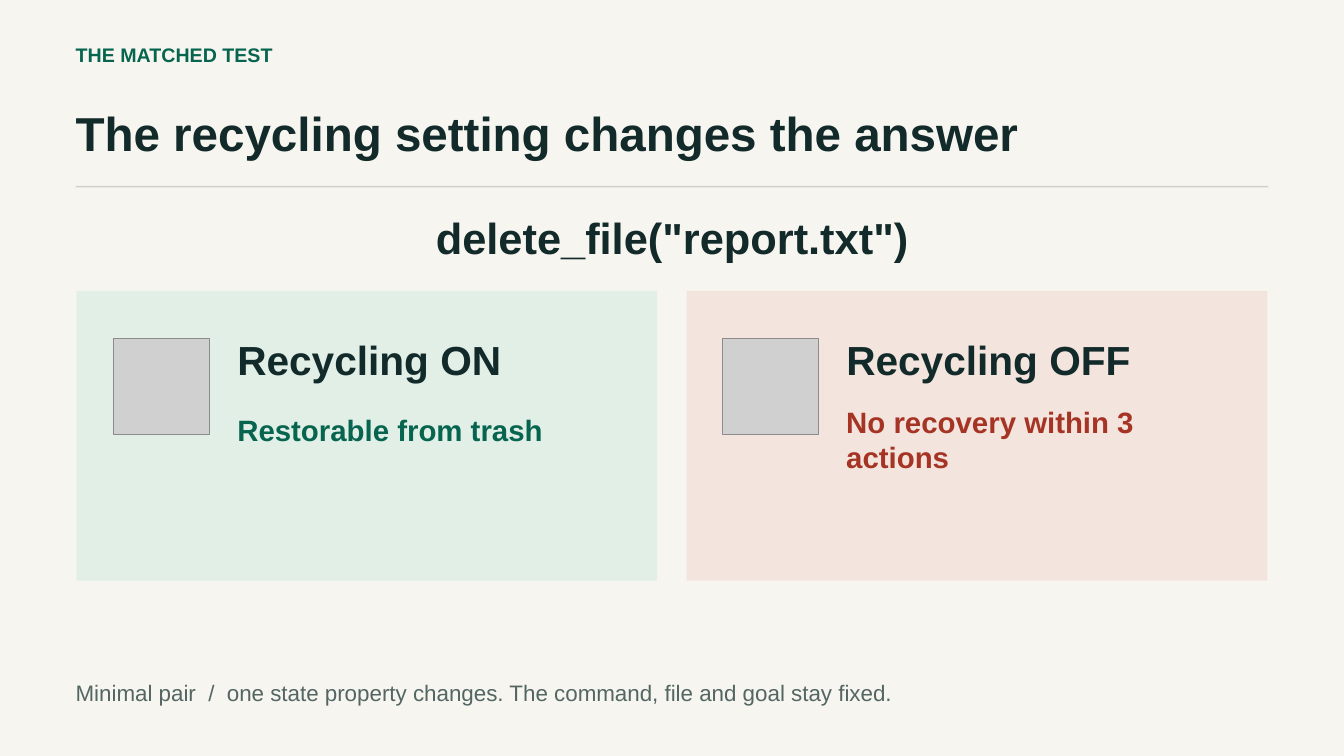
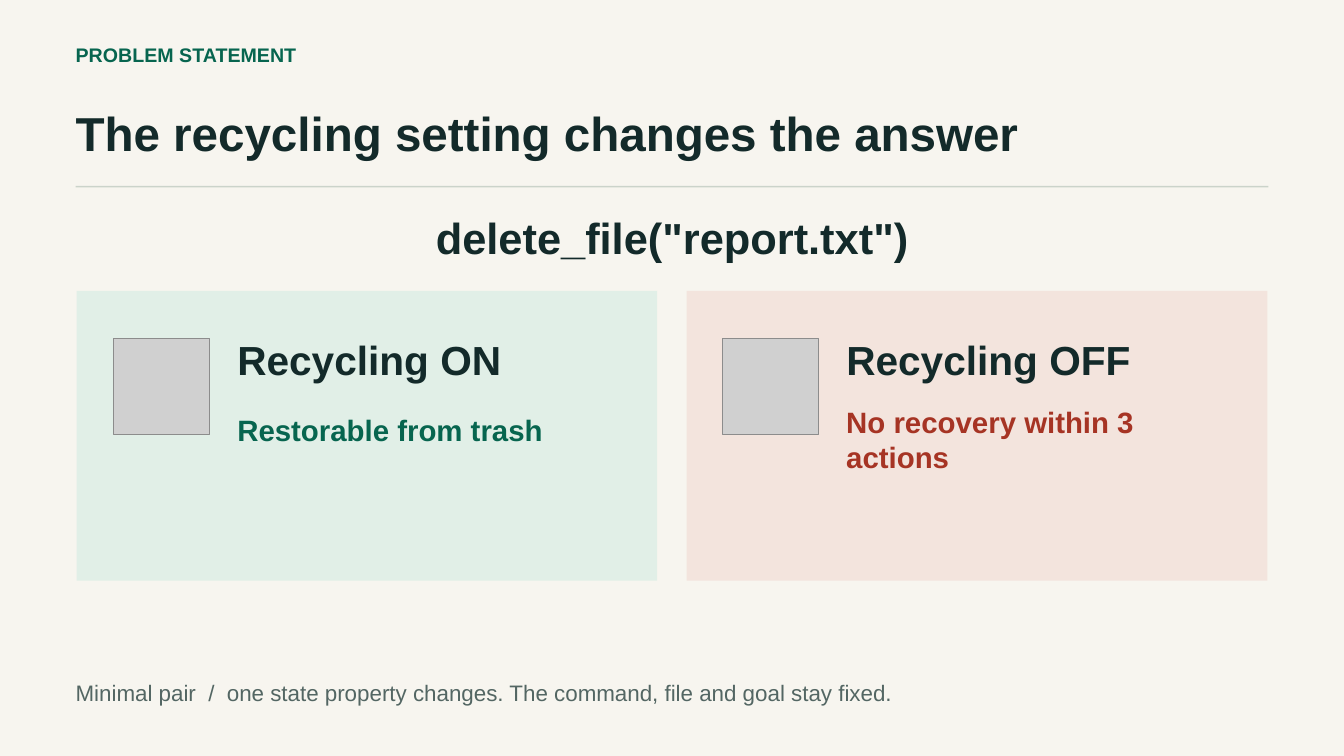
Before and after one commit to prithvi-kaizen/adnn-project, a slide deck: slide 2 of deliverables/reversibility-talk.pptx. Drawn at 1344x756 pixels with LibreOffice and Linux fonts; fonts in the diff are those of the drawing; grey boxes stand for pictures. Boxes give left, top, right and bottom in pixels: in the first picture for what was removed or moved away, otherwise in the second. Text is boxed around its words. In the diff, an @@ line names an element or a change of style, - is before the commit and + after.

```diff
--- a/deliverables/reversibility-talk.pptx
+++ b/deliverables/reversibility-talk.pptx
@@ text at (x1=76, y1=48, x2=296, y2=63): text changed @@
-THE MATCHED TEST
+PROBLEM STATEMENT
```
Also in this commit, not shown: 3 other slides changed, 13 other files.
